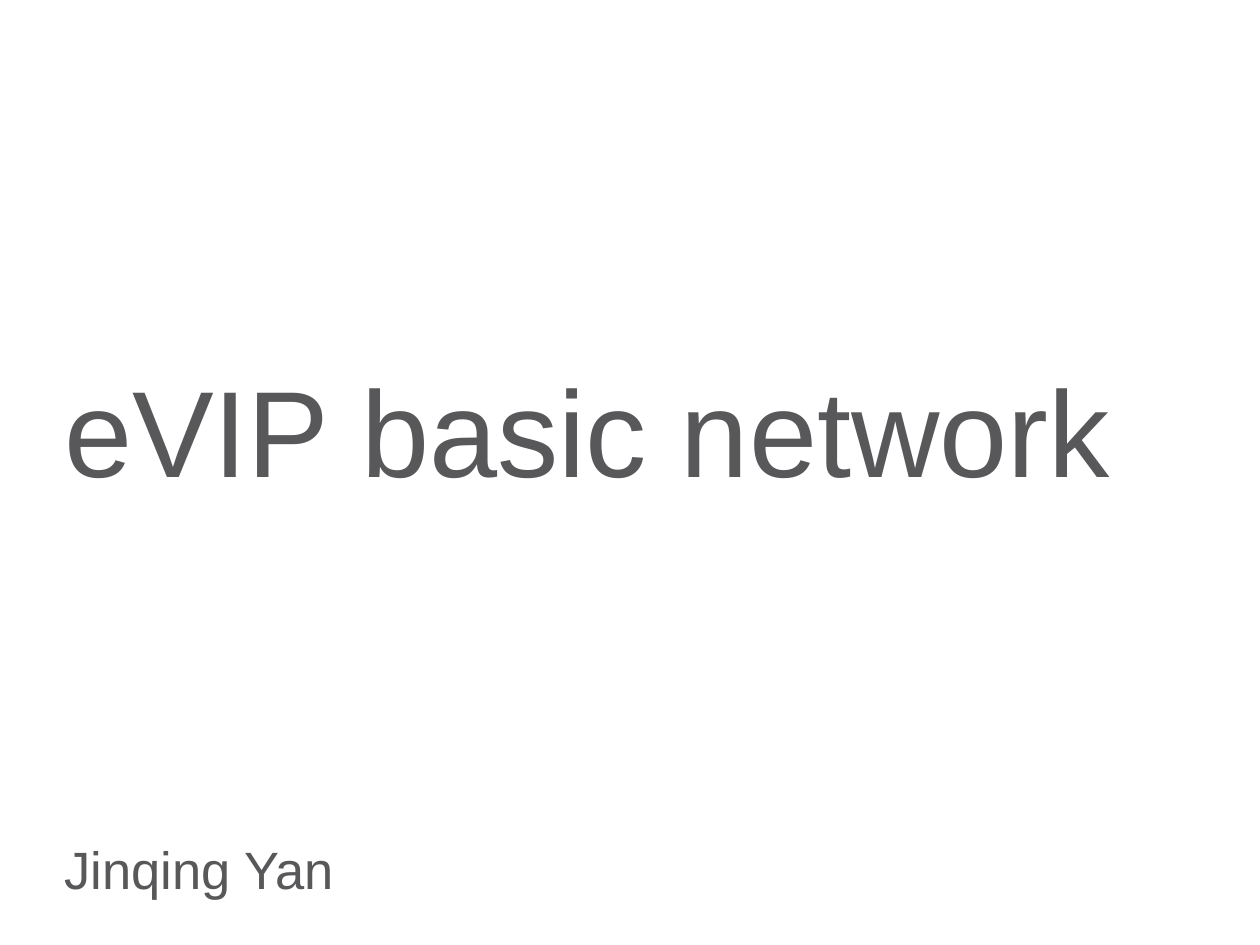
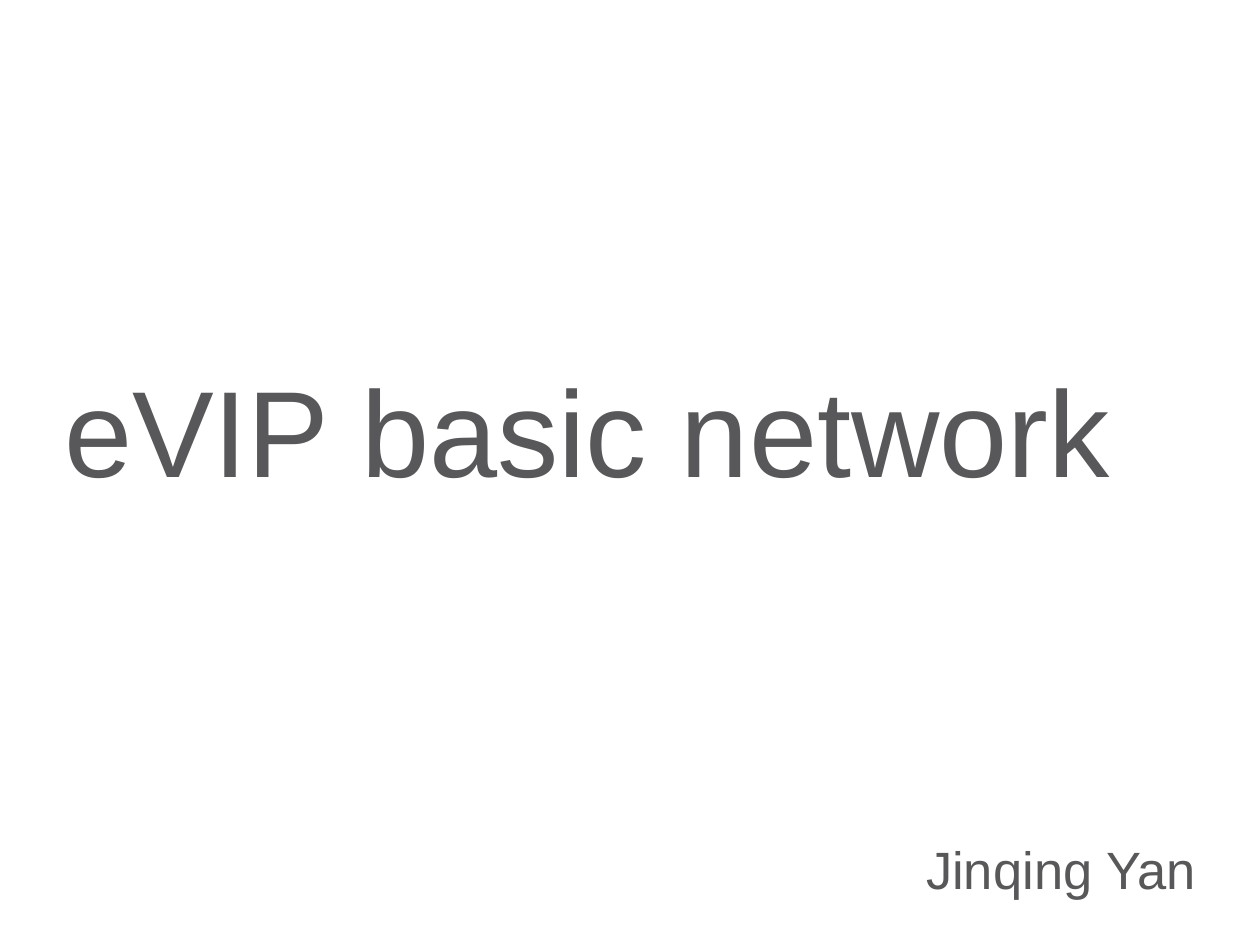
Before and after one commit to odking/mecome, a slide deck: slide 1 of docs/sbg/eVIP basics - network.pptx. Drawn at 1260x945 pixels with LibreOffice and Linux fonts; fonts in the diff are those of the drawing; background and template pictures are left out. Boxes give left, top, right and bottom in pixels: in the first picture for what was removed or moved away, otherwise in the second. Text is boxed around its words. In the diff, an @@ line names an element or a change of style, - is before the commit and + after.

Commit message:
add network slides

```diff
--- a/docs/sbg/eVIP basics - network.pptx
+++ b/docs/sbg/eVIP basics - network.pptx
@@ subtitle "Jinqing Yan" at box(926, 851, 1195, 900): alignment left to right @@
```
Also in this commit, not shown: 23 other files.
